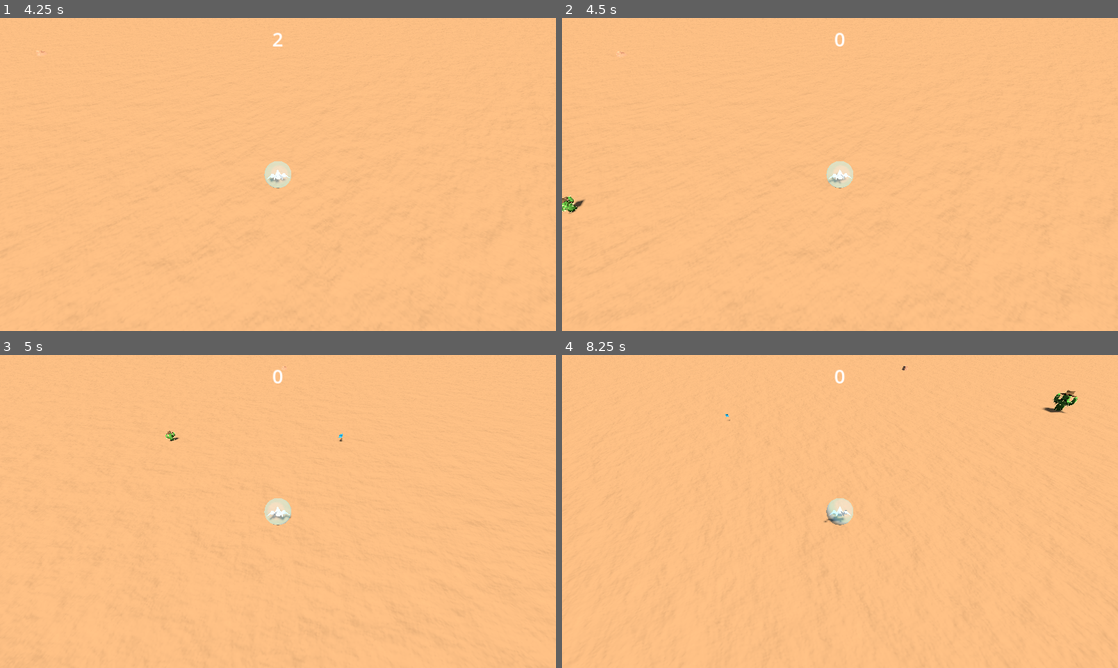
Above: before the commit, frames 1-4 (two rows, left to right).
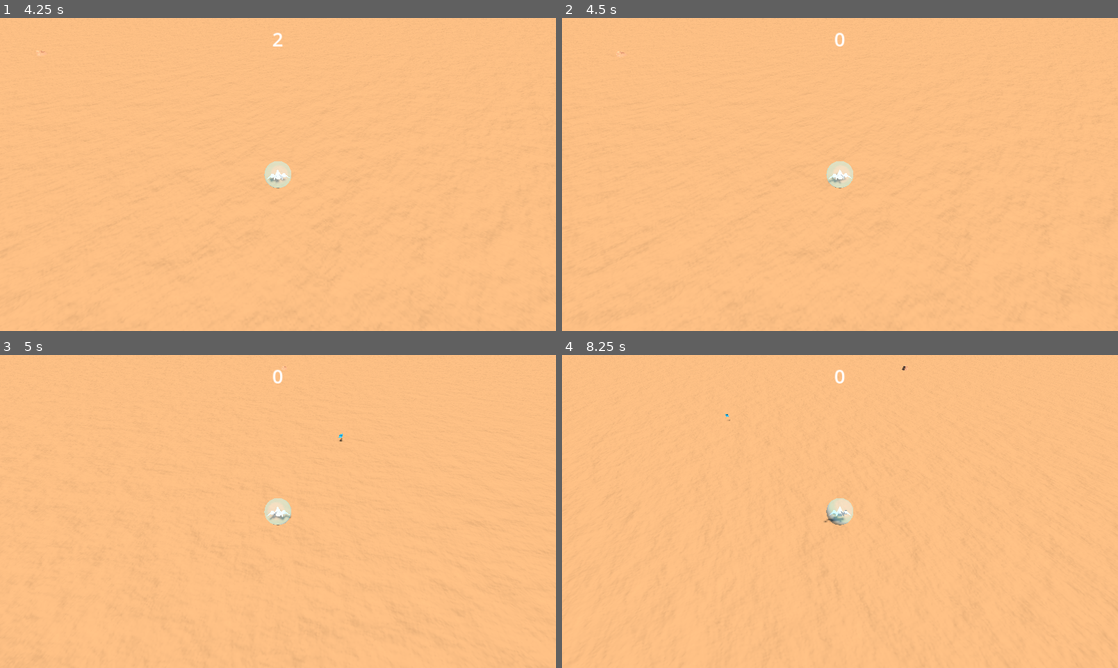
Above: after the commit, the same moments.

Repository: dicemaster5/BubbleSurvivors
Game: Godot game, scene res://scenes/world.tscn
Same seed, same stepped clock (60 frames per second), same inputs: the game is played once before the commit and once after it.
Inputs:
- Up to frame 1 (4.25 s): tap Enter at 0.5 s; hold D (move_right) 0.53-1.28 s; hold Tab (change_weapon) 0.53-1.28 s; hold S (move_down) 1.28-2.03 s; tap Tab (change_weapon) at 1.35, 2.85 s; tap R (quick_restart) at 2 s; hold D (move_right) 2.03-2.78 s; hold Tab (change_weapon) 2.03-2.78 s; hold W (move_up) 2.78-3.53 s; hold A (move_left) from 3.53 s (still down); hold Tab (change_weapon) from 3.53 s (still down)
- Up to frame 2 (4.5 s): keep holding A (move_left); tap R (quick_restart) at 4.25 s; release Tab (change_weapon) at 4.28 s; tap Tab (change_weapon) at 4.35 s
- Up to frame 3 (5 s): keep holding A (move_left)
- Up to frame 4 (8.25 s): release A (move_left) at 5.03 s; hold S (move_down) 5.03-5.78 s; hold Tab (change_weapon) 5.03-5.78 s; hold D (move_right) 5.78-6.53 s; tap Tab (change_weapon) at 5.85, 7.35 s; hold W (move_up) 6.53-7.28 s; hold Tab (change_weapon) 6.53-7.28 s; tap R (quick_restart) at 7.25 s; hold D (move_right) 7.28-8.03 s; hold S (move_down) from 8.03 s (still down); hold Tab (change_weapon) from 8.03 s (still down)

Frame 1 is identical in both runs. In frame 2, 0.1% of the frame differs, in the area x 0-5%, y 56-63%; in frame 3, less than 0.1%; in frame 4, 0.2%, in the area x 86-93%, y 11-19%.

Commit message:
spawn things fix

Diff:
--- a/scenes/enemy_spawner.gd
+++ b/scenes/enemy_spawner.gd
@@ -38,7 +38,7 @@
 	if current_enemy_value >= max_spawn_amount_limit:
 		return
 	var enemy: Enemy = enemy_scene.instantiate()
-	var enemy_parent = get_tree().get_root()
+	var enemy_parent = get_tree().current_scene
 
 	enemy.target = player_target
 
--- a/scripts/crow_spawner.gd
+++ b/scripts/crow_spawner.gd
@@ -21,6 +21,6 @@
 		crow.spook_radius = 10
 		crow.flight_speed = 5
 		crow.move_speed = 3
-		var root = get_tree().get_root()
+		var root = get_tree().current_scene
 		root.add_child(crow)
 		crow.global_position = pos
--- a/scripts/tumbleweed_spawner.gd
+++ b/scripts/tumbleweed_spawner.gd
@@ -23,6 +23,6 @@
 		tumbleweed.speed = tumbleweed_speed
 		tumbleweed.distance_target = player_ref
 		tumbleweed.perish_distance = tumbleweed_perish_distance
-		var tumbleweed_root = get_tree().get_root()
+		var tumbleweed_root = get_tree().current_scene
 		tumbleweed_root.add_child(tumbleweed)
 		tumbleweed.global_position = pos
